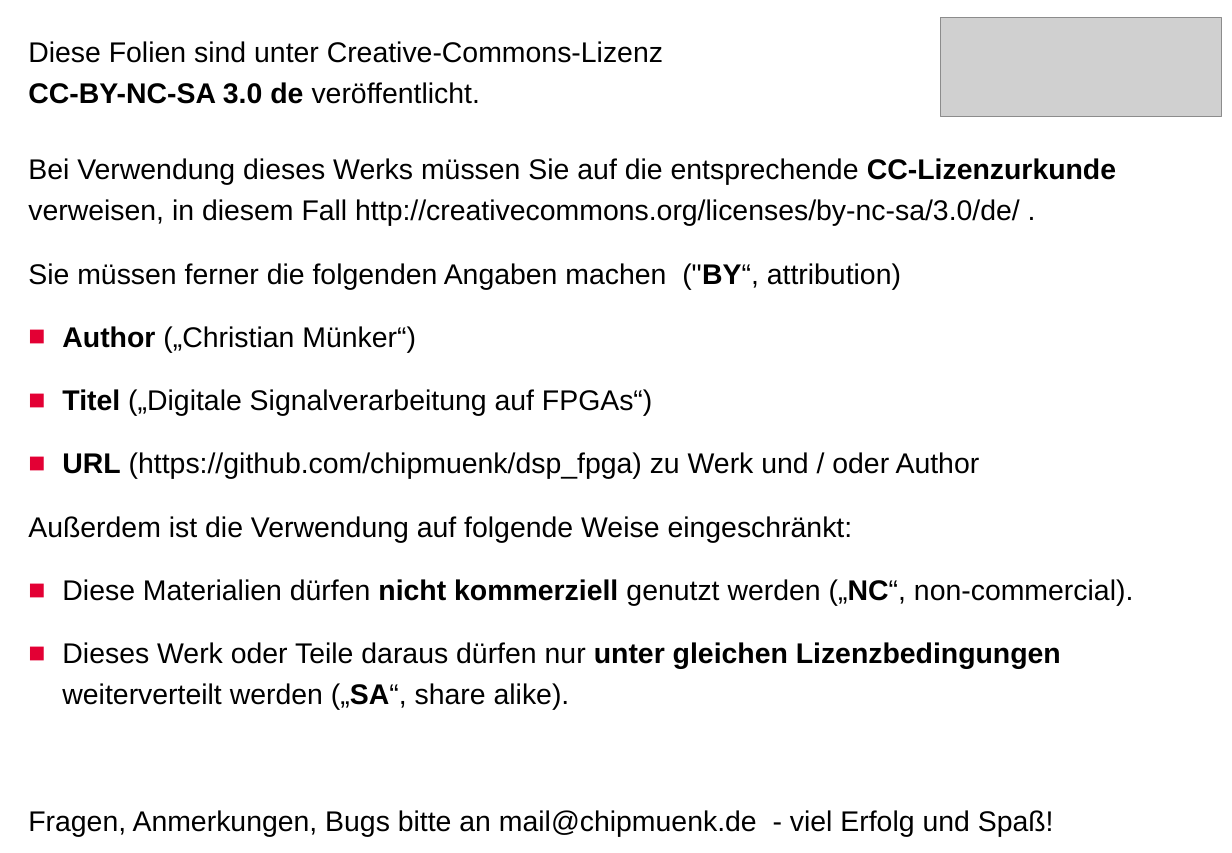
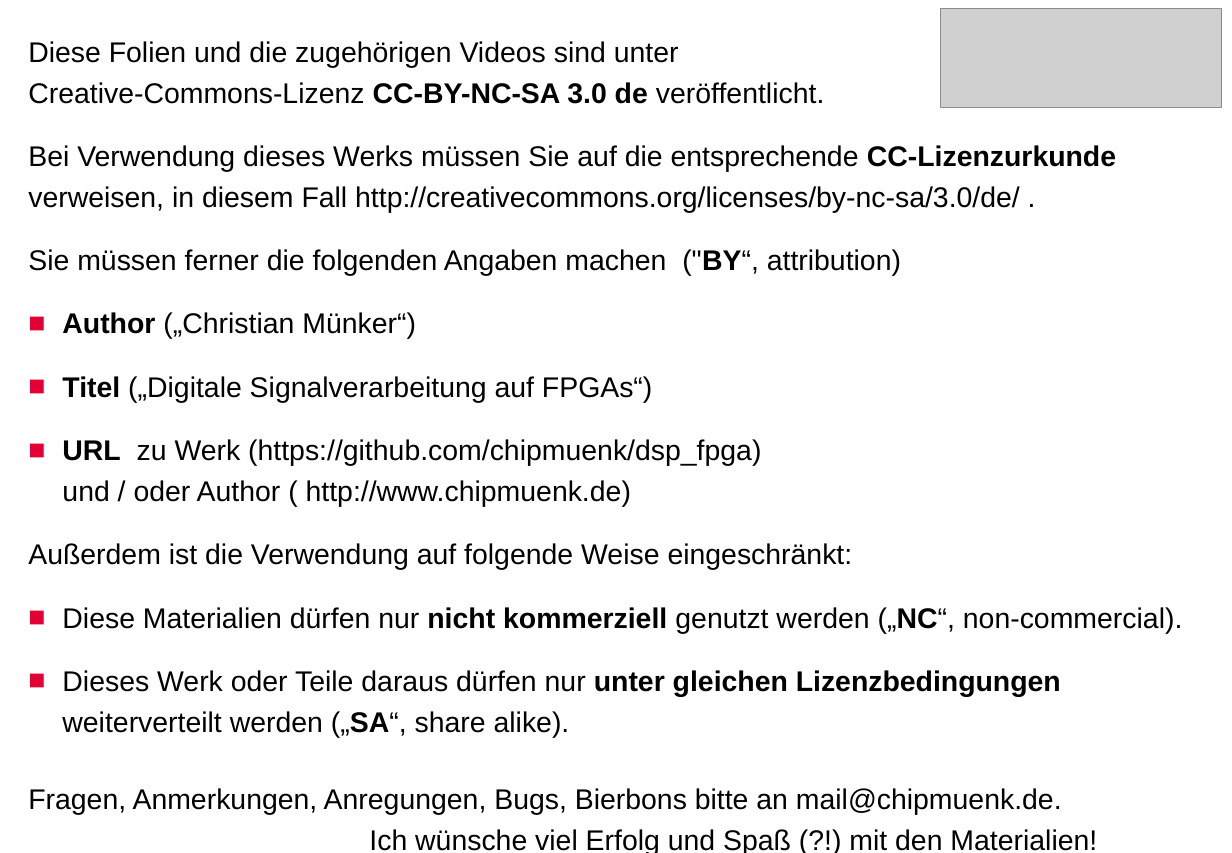
Before and after one commit to chipmuenk/dsp, a slide deck: slide 52 of slides/dsp_fpga-Kap01-LTI-Slides-Muenker.odp (slide 2 before the commit). Drawn at 1232x853 pixels with LibreOffice and Linux fonts; fonts in the diff are those of the drawing; grey boxes stand for pictures. Boxes give left, top, right and bottom in pixels: in the first picture for what was removed or moved away, otherwise in the second. Text is boxed around its words. In the diff, an @@ line names an element or a change of style, - is before the commit and + after.

Commit message:
updated copyright notice Signed-off-by: chipmuenk <mail@chipmuenk.de>

```diff
--- a/slides/dsp_fpga-Kap01-LTI-Slides-Muenker.odp
+++ b/slides/dsp_fpga-Kap01-LTI-Slides-Muenker.odp
@@ picture: place and size @@
-picture at <box>940,18,1222,117</box>
+picture at <box>940,9,1222,108</box>
@@ text at <box>28,41,824,104</box>: text changed @@
-Diese Folien sind unter Creative-Commons-Lizenz
-CC-BY-NC-SA 3.0 de veröffentlicht.
+Diese Folien und die zugehörigen Videos sind unter
+Creative-Commons-Lizenz CC-BY-NC-SA 3.0 de veröffentlicht.
@@ text at <box>62,439,761,507</box>: text changed @@
-■ URL (https://github.com/chipmuenk/dsp_fpga) zu Werk und / oder Author
+■ URL zu Werk (https://github.com/chipmuenk/dsp_fpga)
+  und / oder Author ( http://www.chipmuenk.de)
@@ text at <box>62,607,1182,633</box>: text changed @@
-■ Diese Materialien dürfen nicht kommerziell genutzt werden („NC“, non-commercial).
+■ Diese Materialien dürfen nur nicht kommerziell genutzt werden („NC“, non-commercial).
@@ text at <box>62,670,1061,738</box>: less space between paragraphs @@
@@ text at <box>28,788,1062,814</box>: text changed @@
-Fragen, Anmerkungen, Bugs bitte an mail@chipmuenk.de - viel Erfolg und Spaß!
+Fragen, Anmerkungen, Anregungen, Bugs, Bierbons bitte an mail@chipmuenk.de.
+Ich wünsche viel Erfolg und Spaß (?!) mit den Materialien!
```
Also in this commit, not shown: 4 other slides changed, 1 other file.
